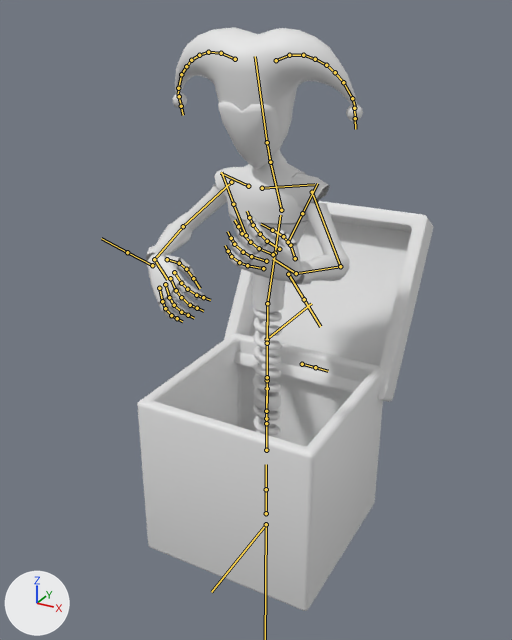
The FBX model T.I. 5 - RPG/Assets/FBX/Characters/JesterInABox.fbx as it was, and as the next commit left it.
Both versions are drawn from a camera (50 mm lens) standing at (1.49, -2.82, 2.65) and looking at (-0.12, 0.11, 1.19). Every picture has the same lights, and +X, +Y and +Z are marked at lower left. Both versions are drawn at frame 22 of the action 'JesterArmature|Defeat'; the numbers are the values there. The bones that bend it are drawn over the model as lines.

Objects in the first picture: 'Jester', 'JesterBox', 'JesterBoxLid', 'JesterSpring'.
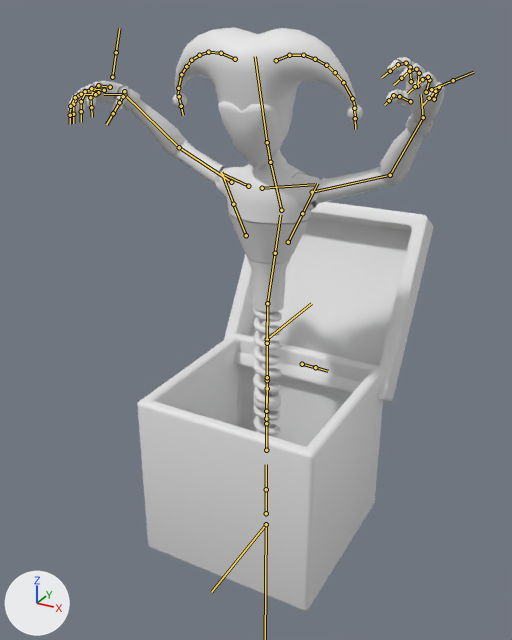
The change, as JSON lines over the scene's bpy script:
```json
{"block": "bone_arm_l", "where": "bone_arm_l = bpy.data.objects['JesterArmature'].pose.bones['Arm.L']  # child of 'Clavicle.L'"}
{"op": "set", "path": "bone_arm_l.rotation_quaternion", "old": "(0.87, -0.483, -0.095, -0.013)", "new": "(0.941, 0.181, -0.284, 0.015)", "note": "degrees (-58, -10, 4) -> degrees (23, -33, -5)"}
{"block": "bone_forearm_l", "where": "bone_forearm_l = bpy.data.objects['JesterArmature'].pose.bones['ForeArm.L']  # child of 'Arm.L'"}
{"op": "set", "path": "bone_forearm_l.rotation_quaternion", "old": "(-0.657, -0.038, -0.12, 0.744)", "new": "(-0.882, -0.037, 0.111, 0.456)", "note": "degrees (-8, 12, -98) -> degrees (10, -9, -55)"}
{"block": "bone_hand_l", "where": "bone_hand_l = bpy.data.objects['JesterArmature'].pose.bones['Hand.L']  # child of 'ForeArm.L'"}
{"op": "set", "path": "bone_hand_l.rotation_quaternion", "old": "(0.719, -0.163, -0.621, -0.266)", "new": "(0.909, -0.083, -0.36, -0.196)", "note": "degrees (29, -78, -64) -> degrees (-1, -43, -24)"}
{"block": "bone_arm_r", "where": "bone_arm_r = bpy.data.objects['JesterArmature'].pose.bones['Arm.R']  # child of 'Clavicle.R'"}
{"op": "set", "path": "bone_arm_r.rotation_quaternion", "old": "(0.931, -0.353, 0.092, 0.015)", "new": "(0.939, 0.212, 0.269, -0.008)", "note": "degrees (-42, 10, -2) -> degrees (27, 31, 7)"}
{"block": "bone_forearm_r", "where": "bone_forearm_r = bpy.data.objects['JesterArmature'].pose.bones['ForeArm.R']  # child of 'Arm.R'"}
{"op": "set", "path": "bone_forearm_r.rotation_quaternion", "old": "(0.625, 0.083, -0.35, 0.693)", "new": "(0.898, 0.065, -0.017, 0.434)", "note": "degrees (-27, -34, 104) -> degrees (6, -5, 51)"}
```

Changed parts and their boxes (x1, y1, x2, y2) in the pictures (512 x 640 px):
```json
{"object": "Jester", "change": "posed", "before": [146, 27, 363, 320], "after": [68, 27, 445, 312], "on screen": "73% wider"}
{"bone": "Arm.L", "before": "(312, 192) to (340, 266)", "after": "(312, 192) to (390, 175)"}
{"bone": "ForeArm.L", "before": "(340, 266) to (296, 273)", "after": "(390, 175) to (423, 117)"}
{"bone": "Hand.L", "before": "(296, 273) to (272, 258)", "after": "(423, 117) to (421, 94)"}
{"bone": "Arm.R", "before": "(231, 182) to (183, 226)", "after": "(231, 182) to (179, 147)"}
{"bone": "ForeArm.R", "before": "(183, 226) to (154, 259)", "after": "(179, 147) to (124, 94)"}
```
